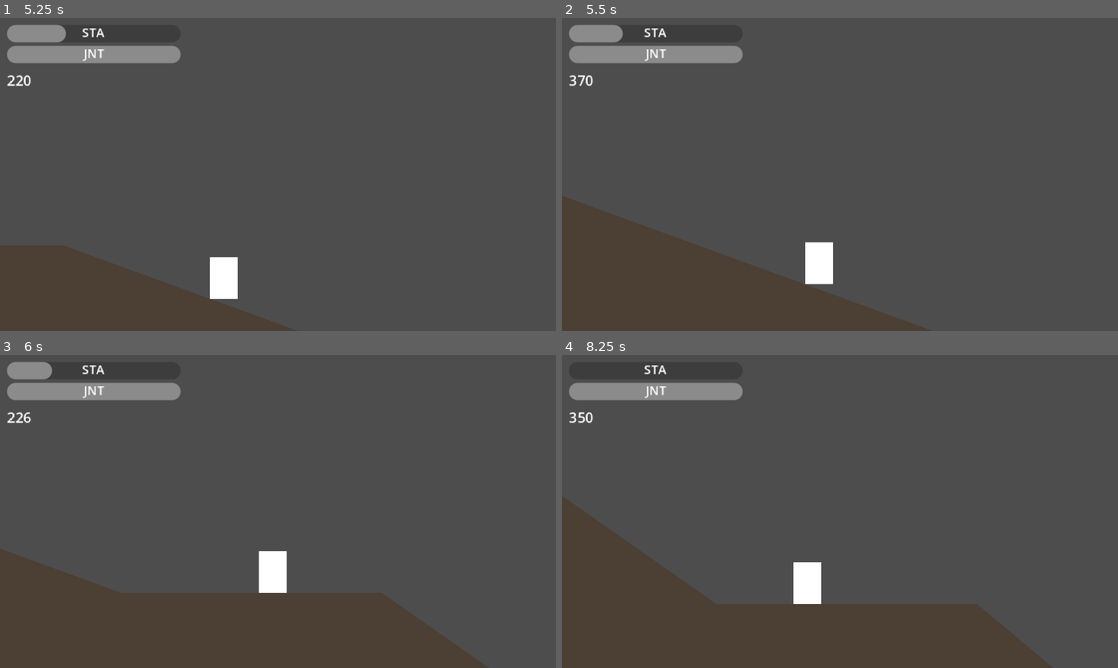
Above: before the commit, frames 1-4 (two rows, left to right).
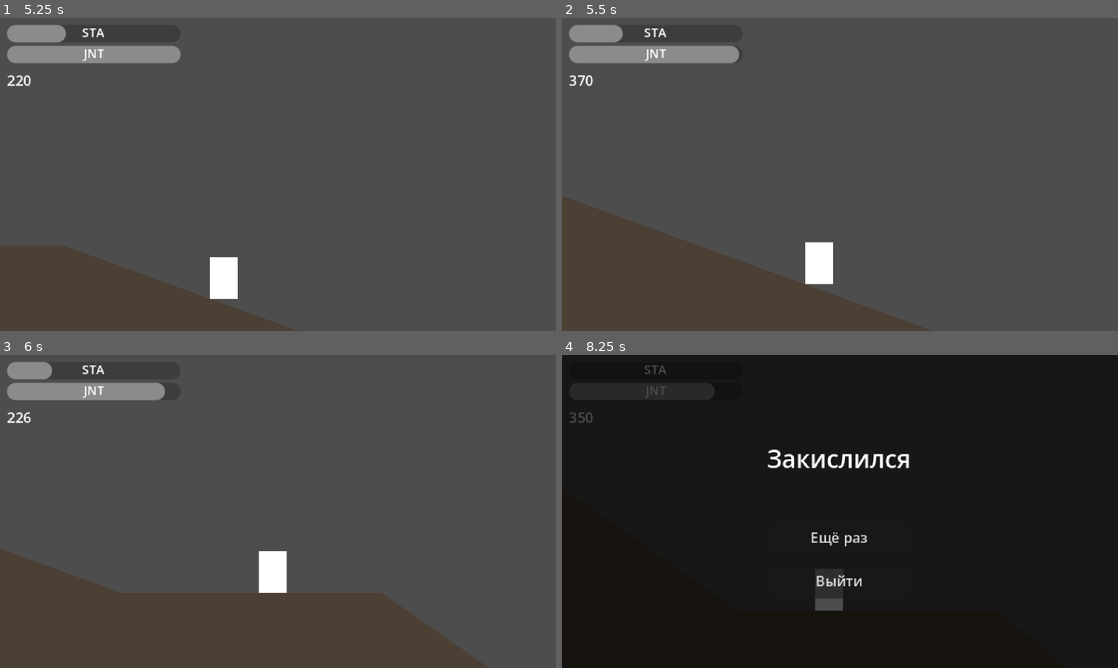
Above: after the commit, the same moments.

Repository: renatmannanov/ayda_run_game
Game: Godot game, scene res://scenes/main.tscn
The game is run twice, just before and just after one commit, with the same random seed, the same clock (stepped at 60 frames per second) and the same inputs.
Inputs:
- Up to frame 1 (5.25 s): hold Shift (boost) 0.53-1.28 s; tap Space (jump) at 0.77, 1.52, 3.02, 3.77, 4.52 s; tap Shift (boost) at 1.35, 2.85, 4.35 s; hold S (brake) 2.03-2.78 s; hold Shift (boost) 2.03-2.78 s; hold Shift (boost) 3.53-4.28 s; hold S (brake) 4.28-5.03 s; hold Shift (boost) from 5.03 s (still down)
- Up to frame 2 (5.5 s): keep holding Shift (boost)
- Up to frame 3 (6 s): release Shift (boost) at 5.78 s; hold S (brake) from 5.78 s (still down); tap Shift (boost) at 5.85 s
- Up to frame 4 (8.25 s): tap Space (jump) at 6.02, 6.77, 7.52 s; hold Shift (boost) 6.53-7.28 s; release S (brake) at 7.28 s; tap Shift (boost) at 7.35 s; hold Shift (boost) from 8.03 s (still down)

Frame 1 is identical in both runs. In frame 2, less than 0.1% of the frame differs, in the area x 30-33%, y 8-15%; in frame 3, 0.2%; in frame 4, 100%, in the area x 0-100%, y 0-100%.

Commit message:
Add death screen and tune joints damage for testing
- DeathScreen: shows cause, retry reloads scene, quit exits
- Pauses game on death, unpauses on retry
- Joints damage_multiplier as @export for easy balancing
- Both death causes working: "Закислился" and "Травма колена"

Co-Authored-By: Claude Opus 4.6 (1M context) <noreply@anthropic.com>

Diff:
--- a/scenes/main.tscn
+++ b/scenes/main.tscn
@@ -1,9 +1,10 @@
-[gd_scene load_steps=5 format=3 uid="uid://main00000001"]
+[gd_scene load_steps=6 format=3 uid="uid://main00000001"]
 
 [ext_resource type="PackedScene" uid="uid://b1player0001" path="res://scenes/player/Player.tscn" id="1_player"]
 [ext_resource type="Script" path="res://scripts/level/terrain_generator.gd" id="2_terrain"]
 [ext_resource type="PackedScene" path="res://scenes/ui/HUD.tscn" id="3_hud"]
 [ext_resource type="Script" path="res://scripts/level/main.gd" id="4_main"]
+[ext_resource type="PackedScene" path="res://scenes/ui/DeathScreen.tscn" id="5_death"]
 
 [node name="Main" type="Node2D"]
 script = ExtResource("4_main")
@@ -21,3 +22,5 @@
 position_smoothing_speed = 5.0
 
 [node name="HUD" parent="." instance=ExtResource("3_hud")]
+
+[node name="DeathScreen" parent="." instance=ExtResource("5_death")]
--- /dev/null
+++ b/scenes/ui/DeathScreen.tscn
@@ -0,0 +1,48 @@
+[gd_scene load_steps=2 format=3]
+
+[ext_resource type="Script" path="res://scripts/ui/death_screen.gd" id="1_death"]
+
+[node name="DeathScreen" type="CanvasLayer"]
+layer = 10
+process_mode = 3
+script = ExtResource("1_death")
+
+[node name="Panel" type="ColorRect" parent="."]
+anchors_preset = 15
+anchor_right = 1.0
+anchor_bottom = 1.0
+color = Color(0, 0, 0, 0.7)
+
+[node name="CauseLabel" type="Label" parent="Panel"]
+anchors_preset = 5
+anchor_left = 0.5
+anchor_right = 0.5
+offset_left = -80.0
+offset_top = 50.0
+offset_right = 80.0
+offset_bottom = 80.0
+theme_override_font_sizes/font_size = 14
+text = "Закислился"
+horizontal_alignment = 1
+
+[node name="RetryButton" type="Button" parent="Panel"]
+anchors_preset = 5
+anchor_left = 0.5
+anchor_right = 0.5
+offset_left = -40.0
+offset_top = 95.0
+offset_right = 40.0
+offset_bottom = 115.0
+theme_override_font_sizes/font_size = 8
+text = "Ещё раз"
+
+[node name="QuitButton" type="Button" parent="Panel"]
+anchors_preset = 5
+anchor_left = 0.5
+anchor_right = 0.5
+offset_left = -40.0
+offset_top = 120.0
+offset_right = 40.0
+offset_bottom = 140.0
+theme_override_font_sizes/font_size = 8
+text = "Выйти"
--- a/scripts/level/main.gd
+++ b/scripts/level/main.gd
@@ -1,15 +1,26 @@
 # main.gd
-# Связывает Player и HUD
+# Связывает Player, HUD и DeathScreen
 extends Node2D
 
 @onready var _player: CharacterBody2D = $Player
 @onready var _hud: CanvasLayer = $HUD
+@onready var _death_screen: CanvasLayer = $DeathScreen
 
 
 func _ready() -> void:
 	_player.set_hud(_hud)
 	_player.player_died.connect(_on_player_died)
+	_death_screen.retry_pressed.connect(_on_retry)
+	_death_screen.quit_pressed.connect(_on_quit)
 
 
 func _on_player_died(cause: String) -> void:
-	print("СМЕРТЬ: ", cause)
+	_death_screen.show_death(cause)
+
+
+func _on_retry() -> void:
+	get_tree().reload_current_scene()
+
+
+func _on_quit() -> void:
+	get_tree().quit()
--- a/scripts/player/joints_system.gd
+++ b/scripts/player/joints_system.gd
@@ -11,6 +11,8 @@
 @export var damage_speed_threshold: float = 250.0
 ## Множитель снижения урона при торможении (0.2 = 80% снижение)
 @export var brake_damage_multiplier: float = 0.2
+## Общий множитель урона (для баланса)
+@export var damage_multiplier: float = 40.0
 
 var current_joints: float
 
@@ -25,7 +27,7 @@
 		return
 
 	var abs_slope: float = abs(slope_deg)
-	var damage: float = (current_speed - damage_speed_threshold) / 100.0 * abs_slope / 45.0 * delta
+	var damage: float = (current_speed - damage_speed_threshold) / 100.0 * abs_slope / 45.0 * damage_multiplier * delta
 
 	# Торможение снижает урон на 80%
 	if is_braking:
--- /dev/null
+++ b/scripts/ui/death_screen.gd
@@ -0,0 +1,37 @@
+# death_screen.gd
+# Экран смерти — показывает причину, кнопки "Ещё раз" и "Выйти"
+extends CanvasLayer
+
+signal retry_pressed()
+signal quit_pressed()
+
+@onready var _cause_label: Label = $Panel/CauseLabel
+@onready var _retry_button: Button = $Panel/RetryButton
+@onready var _quit_button: Button = $Panel/QuitButton
+
+
+func _ready() -> void:
+	_retry_button.pressed.connect(_on_retry)
+	_quit_button.pressed.connect(_on_quit)
+	hide_screen()
+
+
+func show_death(cause: String) -> void:
+	_cause_label.text = cause
+	visible = true
+	# Пауза чтобы ничего не двигалось на фоне
+	get_tree().paused = true
+
+
+func hide_screen() -> void:
+	visible = false
+
+
+func _on_retry() -> void:
+	get_tree().paused = false
+	retry_pressed.emit()
+
+
+func _on_quit() -> void:
+	get_tree().paused = false
+	quit_pressed.emit()
Not shown, added: scripts/ui/death_screen.gd.uid
